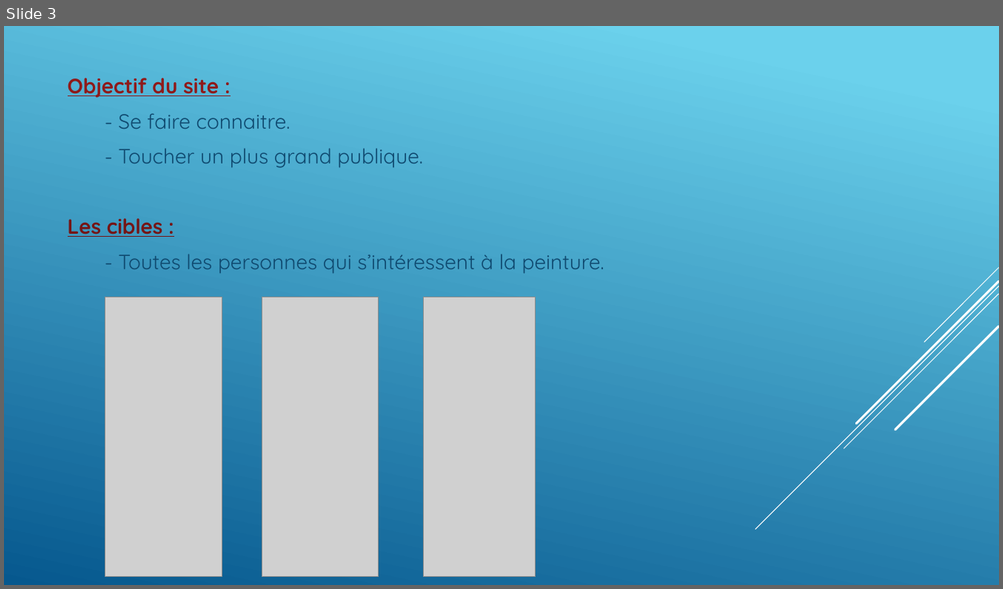
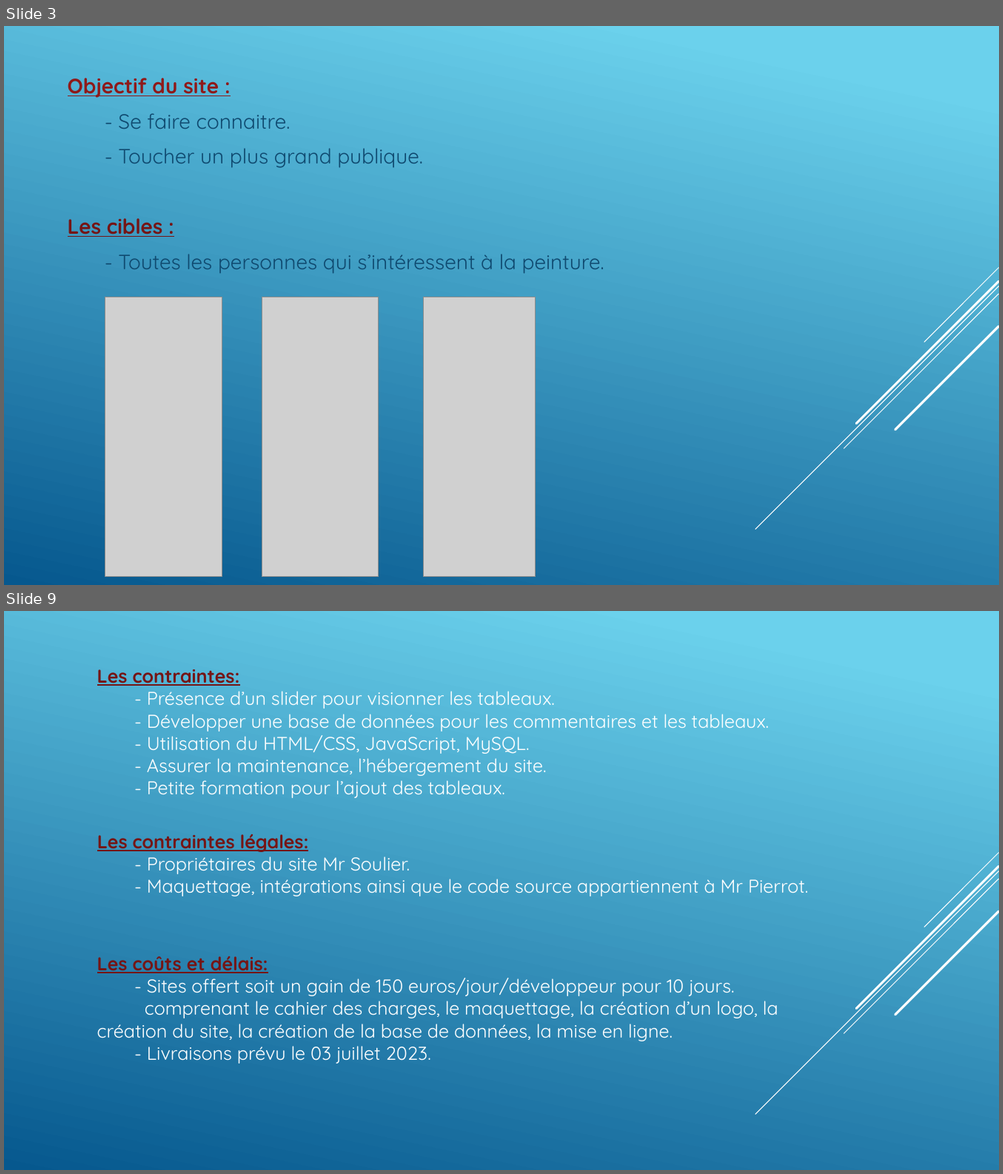
Before and after one commit to GillesP-dev/FilRouge, a slide deck: CDC/L_artiste.pptx. Shown one above the other, each under a label of ours: slide 3 before the commit, slides 3 and 9 after it; the slides between them are not shown. The pictures are 1003x589 and 1003x1174 pixels, drawn with LibreOffice and Linux fonts; fonts in the diff are those of the drawing; grey boxes stand for pictures. Boxes give left, top, right and bottom in pixels: in the first picture for what was removed or moved away, otherwise in the second. Text is boxed around its words. In the diff, an @@ line names an element or a change of style, - is before the commit and + after.

```diff
--- a/CDC/L_artiste.pptx
+++ b/CDC/L_artiste.pptx
@@ slide 9 added at bbox=[4, 611, 999, 1170], background gradient #6ED2EB to #06588E; not listed: 5 template elements that a slide beside it also shows @@
@@ text added at bbox=[97, 669, 769, 798], 18 pt, text #FFFFFF @@
+Les contraintes:
+  - Présence d’un slider pour visionner les tableaux.
+  - Développer une base de données pour les commentaires et les tableaux.
+  - Utilisation du HTML/CSS, JavaScript, MySQL.
+  - Assurer la maintenance, l’hébergement du site.
+  - Petite formation pour l’ajout des tableaux.
@@ text added at bbox=[97, 834, 808, 897], 18 pt, text #FFFFFF @@
+Les contraintes légales:
+- Propriétaires du site Mr Soulier.
+- Maquettage, intégrations ainsi que le code source appartiennent à Mr Pierrot.
@@ text added at bbox=[97, 957, 778, 1064], 18 pt, text #FFFFFF @@
+Les coûts et délais:
+- Sites offert soit un gain de 150 euros/jour/développeur pour 10 jours.
+comprenant le cahier des charges, le maquettage, la création d’un logo, la création du site, la création de la base de données, la mise en ligne.
+- Livraisons prévu le 03 juillet 2023.
```
Also in this commit, not shown: 3 slides changed, 4 other slides added.
